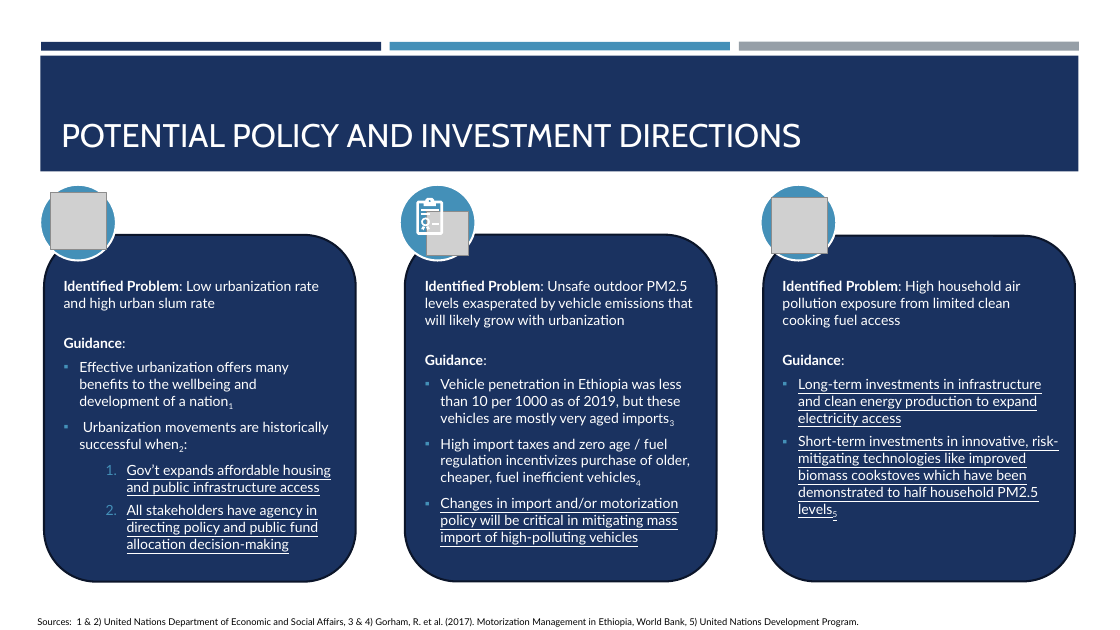
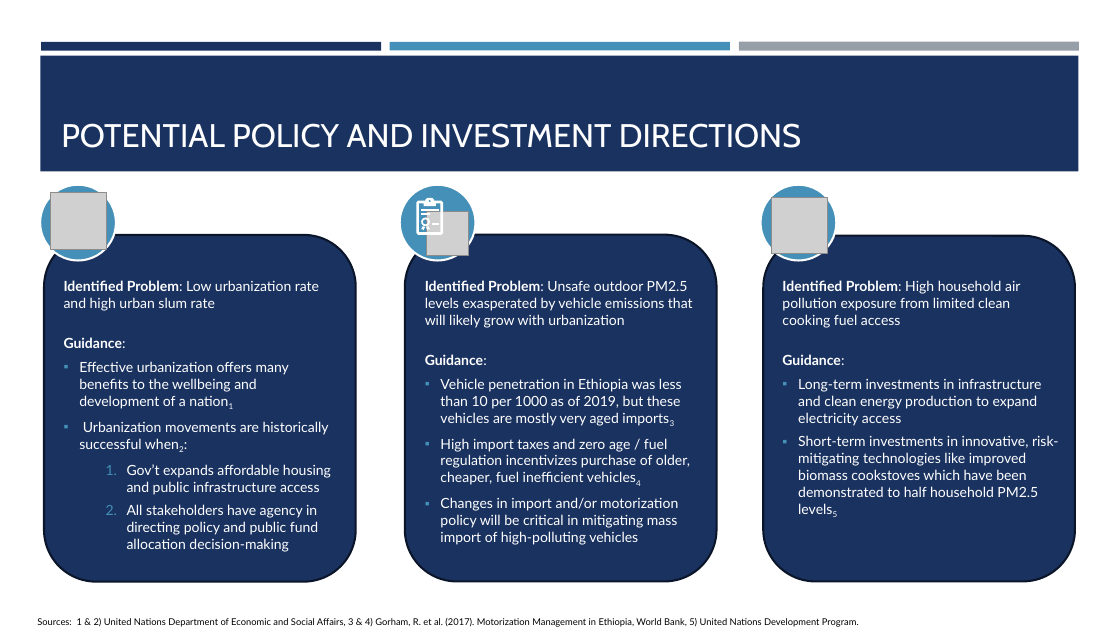
Before and after one commit to Yishak-Ali/Air-Pollution-in-Ethiopia-Report, a slide deck: slide 9 of Air Pollution in Ethiopia - Short Form.pptx. Drawn at 1120x630 pixels with LibreOffice and Linux fonts; fonts in the diff are those of the drawing; grey boxes stand for pictures. Boxes give left, top, right and bottom in pixels: in the first picture for what was removed or moved away, otherwise in the second. Text is boxed around its words. In the diff, an @@ line names an element or a change of style, - is before the commit and + after.

```diff
--- a/Air Pollution in Ethiopia - Short Form.pptx
+++ b/Air Pollution in Ethiopia - Short Form.pptx
@@ text at <box>798,379,1058,497</box>: underline off in "Long-term investments in infrastructure and clean energy ...", "Short-term investments in innovative, risk-mitigating techno ..." @@
@@ text at <box>127,464,331,552</box>: underline off in "Gov’t expands affordable housing and public infrastructure ...", "All stakeholders have agency in directing policy ..." @@
@@ text at <box>440,497,678,545</box>: underline off in "Changes in import and/or motorization policy will ..." @@
```
Also in this commit, not shown: 1 other file.
